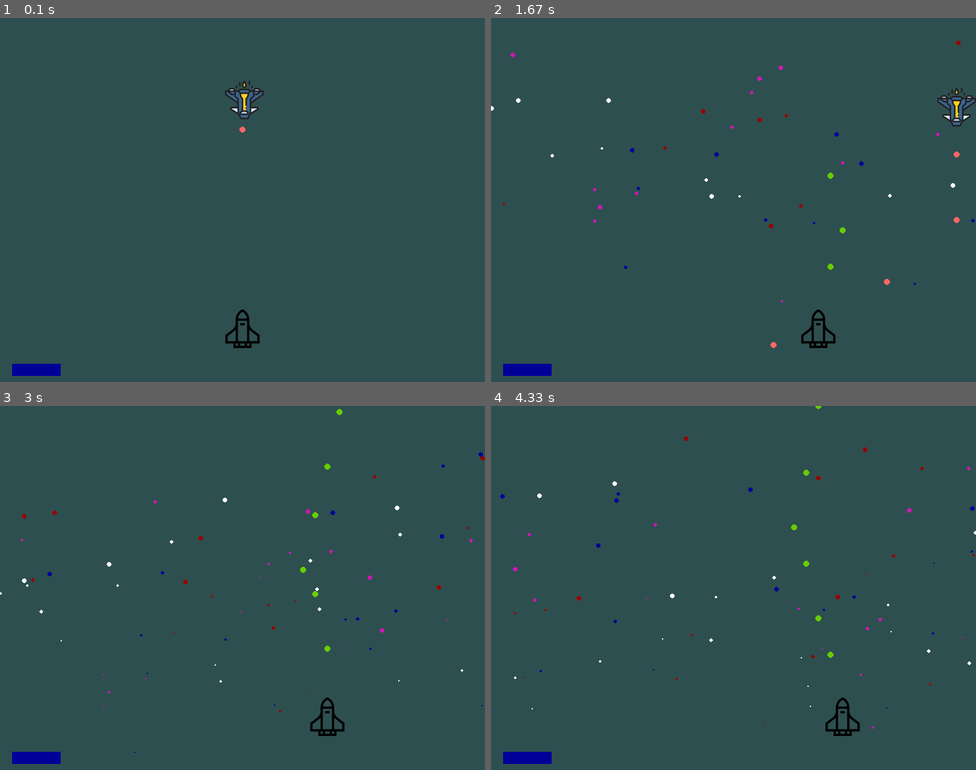
Above: before the commit, frames 1-4 (two rows, left to right).
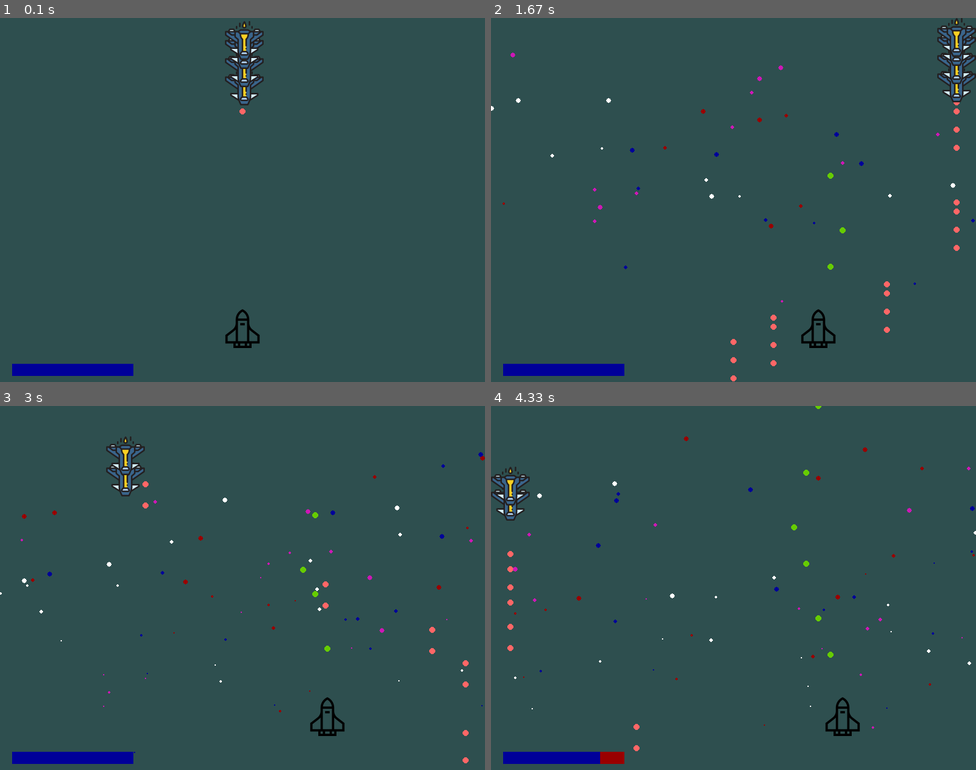
Above: after the commit, the same moments.

Repository: icynewyear/spacebolds-pygame
Game: pygame game, started from main.py
Two runs of this game, one before a commit and one after it. Both use one fixed random seed, a clock stepped at 60 frames per second and the inputs below.
Inputs:
- Up to frame 1 (0.1 s): no input
- Up to frame 2 (1.67 s): hold Right 0.33-0.8 s; hold Right 0.83-1.3 s; tap Space at 0.9, 1.2, 1.4 s; hold Left from 1.33 s (still down)
- Up to frame 3 (3 s): tap Space at 1.7, 1.97, 2.27, 2.4, 2.7 s; release Left at 1.87 s; hold Left 1.9-2.3 s; hold Right 2.33-2.97 s
- Up to frame 4 (4.33 s): hold Left 3-3.47 s; tap Space at 3.07, 3.37, 3.57, 3.87, 4.07 s; hold Right 3.5-3.97 s; hold Right from 4 s (still down)

The runs differ from the first frame. In frame 1, 1.9% of the frame differs, in the area x 12-55%, y 0-99%; in frame 2, 2.3%, in the area x 12-100%, y 0-100%; in frame 3, 1.4%; in frame 4, 1.3%.

Commit message:
sound effects

Diff:
--- /dev/null
+++ b/backgrounds.py
@@ -0,0 +1,27 @@
+import pygame
+
+class Background():
+      def __init__(self,screen):
+            self.screen = screen
+            self.bgimage = pygame.image.load('')
+            self.rectBGimg = self.bgimage.get_rect()
+
+            self.bgY1 = 0
+            self.bgX1 = 0
+
+            self.bgY2 = self.rectBGimg.height
+            self.bgX2 = 0
+
+            self.moving_speed = 5
+
+      def update(self):
+        self.bgY1 -= self.moving_speed
+        self.bgY2 -= self.moving_speed
+        if self.bgY1 <= -self.rectBGimg.height:
+            self.bgY1 = self.rectBGimg.height
+        if self.bgY2 <= -self.rectBGimg.height:
+            self.bgY2 = self.rectBGimg.height
+
+      def render(self):
+         self.screen.blit(self.bgimage, (self.bgX1, self.bgY1))
+         self.screen.blit(self.bgimage, (self.bgX2, self.bgY2))
--- a/engine.py
+++ b/engine.py
@@ -6,6 +6,7 @@
 from settings import SCREEN_WIDTH, SCREEN_HEIGHT
 from space_map import Star
 from particles import ParticlePrinciple
+from backgrounds import Background
 
 
 class Engine():
@@ -25,19 +26,28 @@
     alien_sprites = pygame.sprite.Group()
 
     def __init__(self):
+        #self.bg_image = Background(screen)
         self.bg_color = Color(46, 79, 79)
         self.clock = pygame.time.Clock()
         self.particle1 = ParticlePrinciple(screen)
         self.PARTICLE_EVENT = pygame.USEREVENT + 1
         pygame.time.set_timer(self.PARTICLE_EVENT, 40)
         self.player_move = 0
+        self.aliens = []
         self.player = Player(self, screen, self.playerIcon, self.player_speed, self.playerX, self.playerY)
-        self.alien = Alien(self, screen, self.alienIcon, self.alien_speed, 10, self.alienX, self.alienY)
         self.all_sprites.add(self.player)
-        self.all_sprites.add(self.alien)
-        self.alien_sprites.add(self.alien)
+
+
+    def make_aliens(self, num):
+        for x in range(num):
+            print(x)
+            self.aliens.append(Alien(self, screen, self.alienIcon, self.alien_speed, 10, self.alienX, self.alienY-((x+1)*30)))
+            self.all_sprites.add(self.aliens[x])
+            self.alien_sprites.add(self.aliens[x])
 
     def run_game(self):
+        self.make_aliens(4)
+
         while 1:
             for event in pygame.event.get():
                 if event.type == pygame.QUIT: sys.exit()
@@ -57,6 +67,9 @@
             # Draw / render
             screen.fill(self.bg_color)
 
+            #self.bg_image.update()
+            #self.bg_image.render()
+
             self.all_sprites.update()
             self.particle1.emit()
 
--- a/entity.py
+++ b/entity.py
@@ -57,6 +57,7 @@
         self.direction = random.randint(0,1)
         self.fire_rate = fire_rate
         self.timer = fire_rate
+        self.y_timer = 0
 
     def shoot(self):
         if self.timer == self.fire_rate:
@@ -72,7 +73,13 @@
         elif self.direction == 0:
             self.x_move_amount -= self.speed
             if self.rect.x <= 0: self.direction = 1
-        self.y_move_amount = random.randint(-self.speed*3,self.speed*3)
+        if self.y_timer >= 25:
+            self.y_move_amount = -5
+        if self.y_timer < 25:
+            self.y_move_amount = 5
+        if self.y_timer == 50: self.y_timer = 0
+        self.y_timer += 1
+
 
     def check_hits(self):
             for bullet in self.bullet_manager.projectiles:
@@ -91,8 +98,9 @@
     def __init__(self, engine, screen, icon, speed, x, y):
         SpaceActor.__init__(self, engine, screen, icon, speed, x, y)
         self.player_move = 0
-        self._hp = 4
-        self.maxhp = 4
+        self._hp = 10
+        self.maxhp = 10
+        self.dead = False
 
     @property
     def hp(self):
@@ -105,7 +113,11 @@
             self.die()
 
     def die(self):
-        self.kill()
+        if self.dead == False:
+            gameover_sound = pygame.mixer.Sound('resources/gameover.ogg')
+            gameover_sound.play()
+            self.kill()
+            self.dead = True
 
     def shoot(self):
         bullet = Bullet(self.bullet_manager, self.rect.x+(self.image.get_width()/2), self.rect.y, -10, PLAYER_GUN)
@@ -115,15 +127,17 @@
         for asprite in self.engine.alien_sprites.sprites():
             for bullet in self.bullet_manager.projectiles:
                 if asprite.rect.collidepoint((bullet.x,bullet.y)):
+                    self.bullet_manager.projectiles.remove(bullet)
                     asprite.kill()
 
     def renderHP(self):
-        pygame.draw.rect(self.screen, RED, (20,570,80,20))
+        pygame.draw.rect(self.screen, RED, (20,570,self.maxhp*20,20))
         pygame.draw.rect(self.screen, BLUE, (20,570,self.hp*20,20))
 
 
     def update(self):
-        self.renderHP()
-        self.move(self.player_move,0)
-        self.check_hits()
-        super().update()
+        if self.dead == False:
+            self.renderHP()
+            self.move(self.player_move,0)
+            self.check_hits()
+            super().update()
Binary file added: requirements.txt
Not shown, added: resources/gameover.ogg
